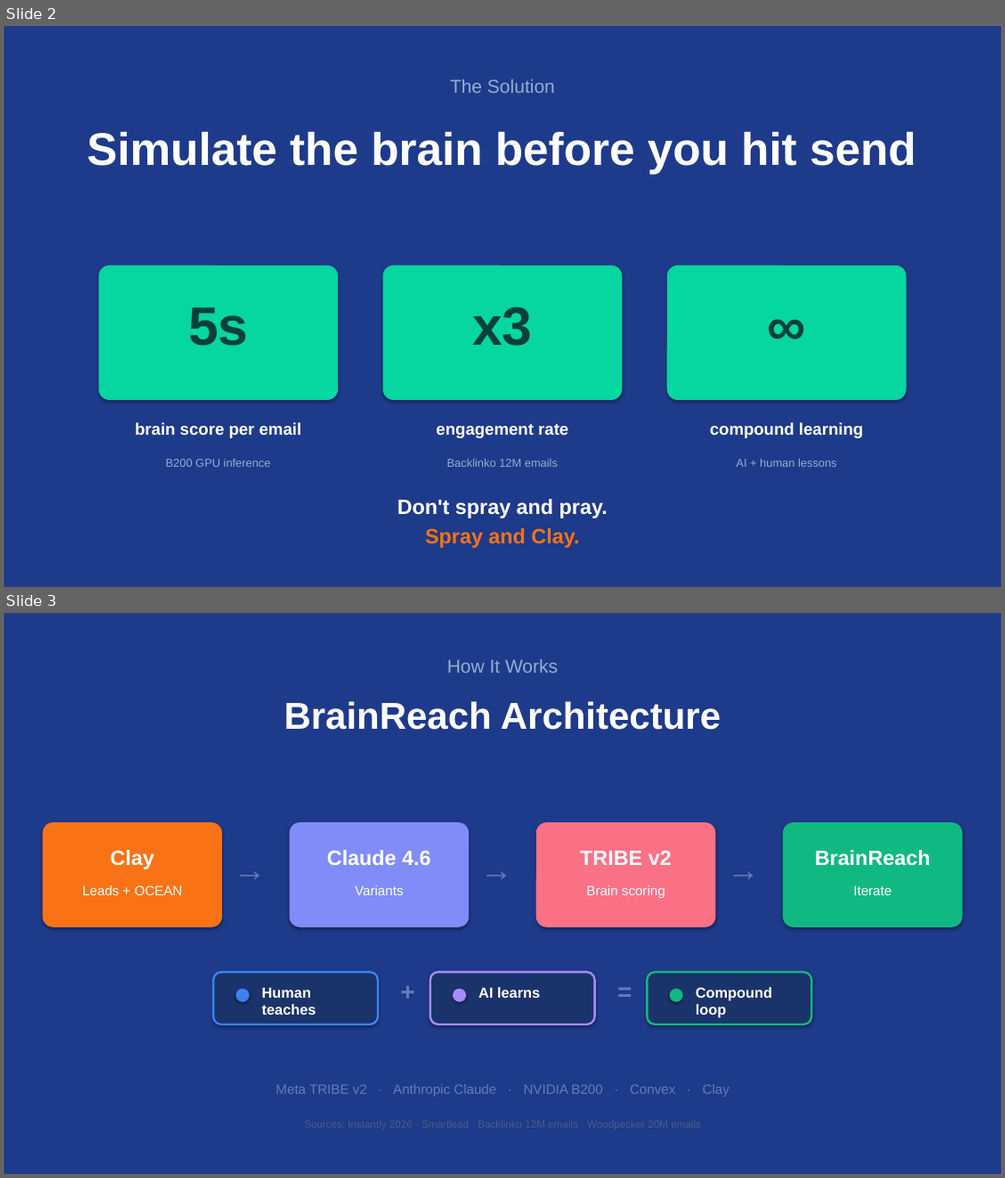
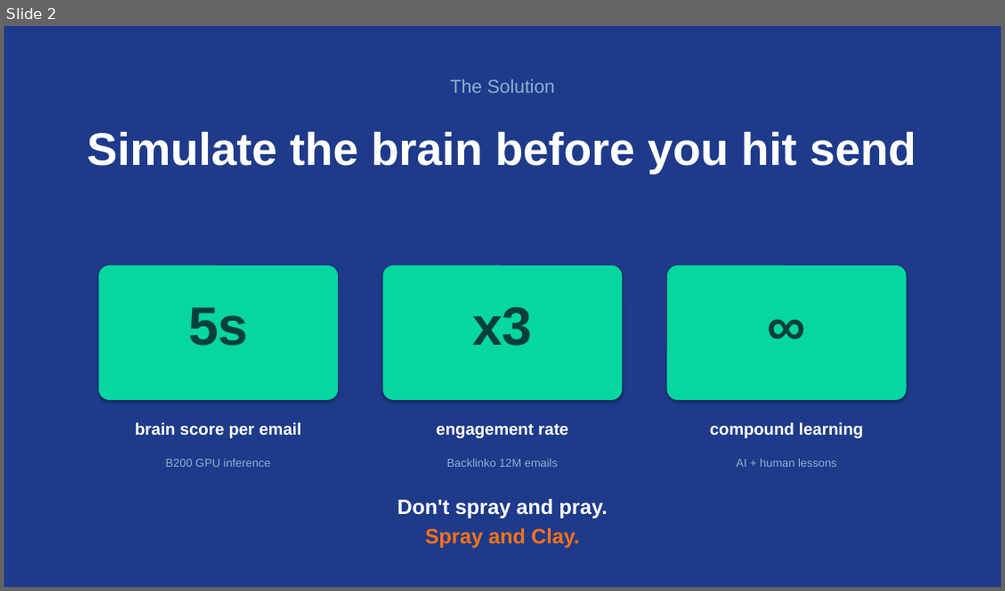
Before and after one commit to guustgoossens/project_barcelona_hack, a slide deck: BrainReach_Pitch.pptx. Shown one above the other, each under a label of ours: slides 2 and 3 before the commit, slide 2 after it. The pictures are 1005x1178 and 1005x591 pixels, drawn with LibreOffice and Linux fonts; fonts in the diff are those of the drawing. Boxes give left, top, right and bottom in pixels: in the first picture for what was removed or moved away, otherwise in the second. Text is boxed around its words. In the diff, an @@ line names an element or a change of style, - is before the commit and + after.

```diff
--- a/BrainReach_Pitch.pptx
+++ b/BrainReach_Pitch.pptx
@@ slide 3 removed at box(4, 613, 1001, 1174), background #1E3A8A @@
@@ text removed at box(447, 659, 558, 673) @@
-How It Works
@@ text removed at box(284, 701, 720, 730) @@
-BrainReach Architecture
@@ rounded rectangle removed at box(43, 822, 222, 927) @@
@@ rounded rectangle removed at box(290, 822, 469, 927) @@
@@ rounded rectangle removed at box(536, 822, 716, 927) @@
@@ rounded rectangle removed at box(783, 822, 963, 927) @@
@@ text removed at box(110, 850, 154, 869) @@
-Clay
@@ text removed at box(226, 844, 271, 905) @@
-→
@@ text removed at box(327, 850, 430, 865) @@
-Claude 4.6
@@ text removed at box(473, 844, 518, 905) @@
-→
@@ text removed at box(580, 851, 672, 865) @@
-TRIBE v2
@@ text removed at box(720, 844, 764, 905) @@
-→
@@ text removed at box(815, 850, 930, 866) @@
-BrainReach
@@ text removed at box(82, 885, 183, 895) @@
-Leads + OCEAN
@@ text removed at box(355, 885, 403, 895) @@
-Variants
@@ text removed at box(586, 885, 665, 898) @@
-Brain scoring
@@ text removed at box(853, 885, 891, 895) @@
-Iterate
@@ rounded rectangle removed at box(213, 972, 378, 1024) @@
@@ text removed at box(393, 972, 423, 1024) @@
-+
@@ rounded rectangle removed at box(430, 972, 595, 1024) @@
@@ text removed at box(610, 972, 639, 1024) @@
-=
@@ rounded rectangle removed at box(647, 972, 811, 1024) @@
@@ ellipse removed at box(235, 989, 250, 1002) @@
@@ text removed at box(262, 987, 316, 1014) @@
-Human teaches
@@ ellipse removed at box(453, 989, 466, 1002) @@
@@ text removed at box(478, 987, 540, 997) @@
-AI learns
@@ ellipse removed at box(670, 989, 683, 1002) @@
@@ text removed at box(696, 987, 772, 1018) @@
-Compound loop
@@ text removed at box(275, 1084, 729, 1096) @@
-Meta TRIBE v2 · Anthropic Claude · NVIDIA B200 · Convex · Clay
```
Also in this commit, not shown: 1 slide added.
